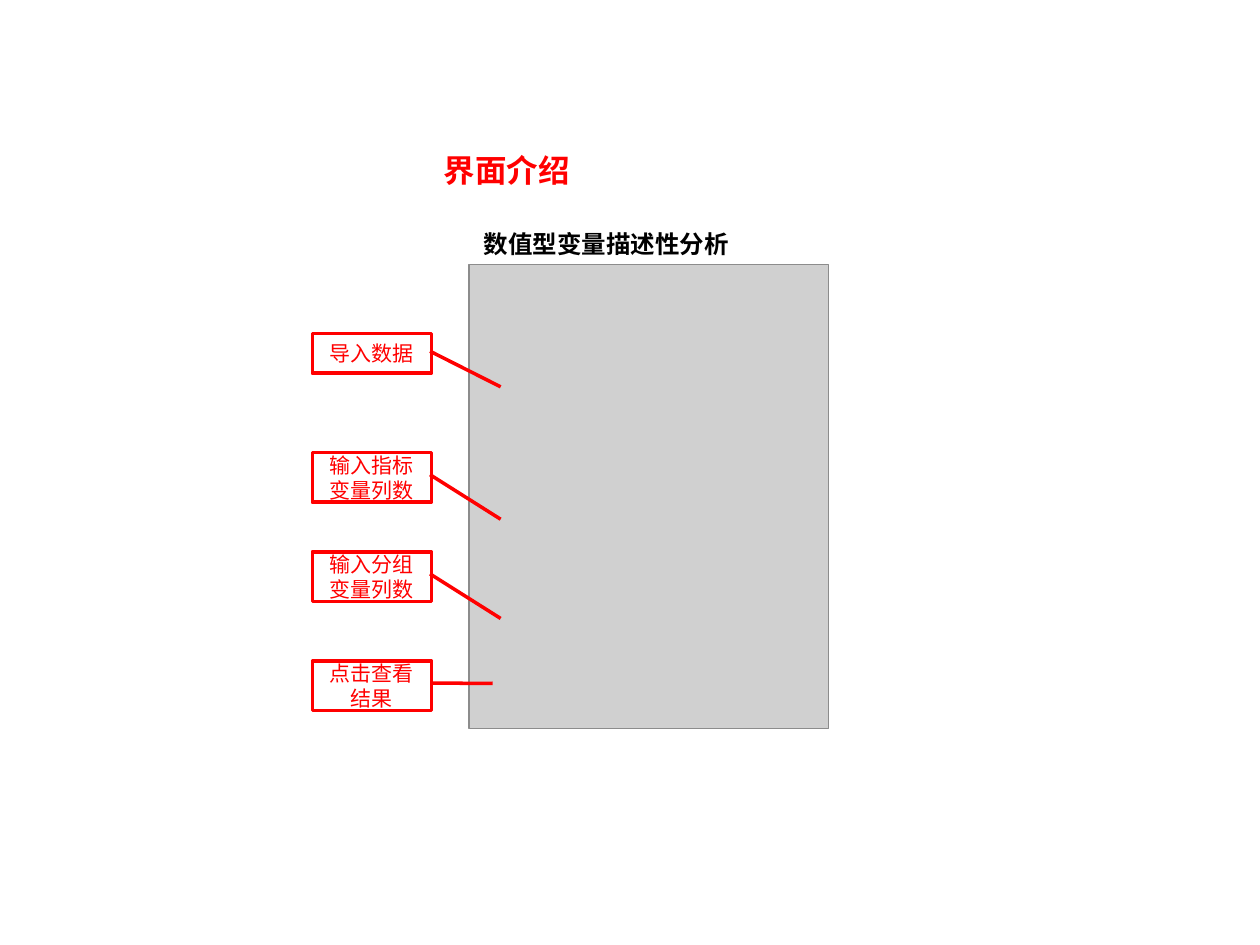
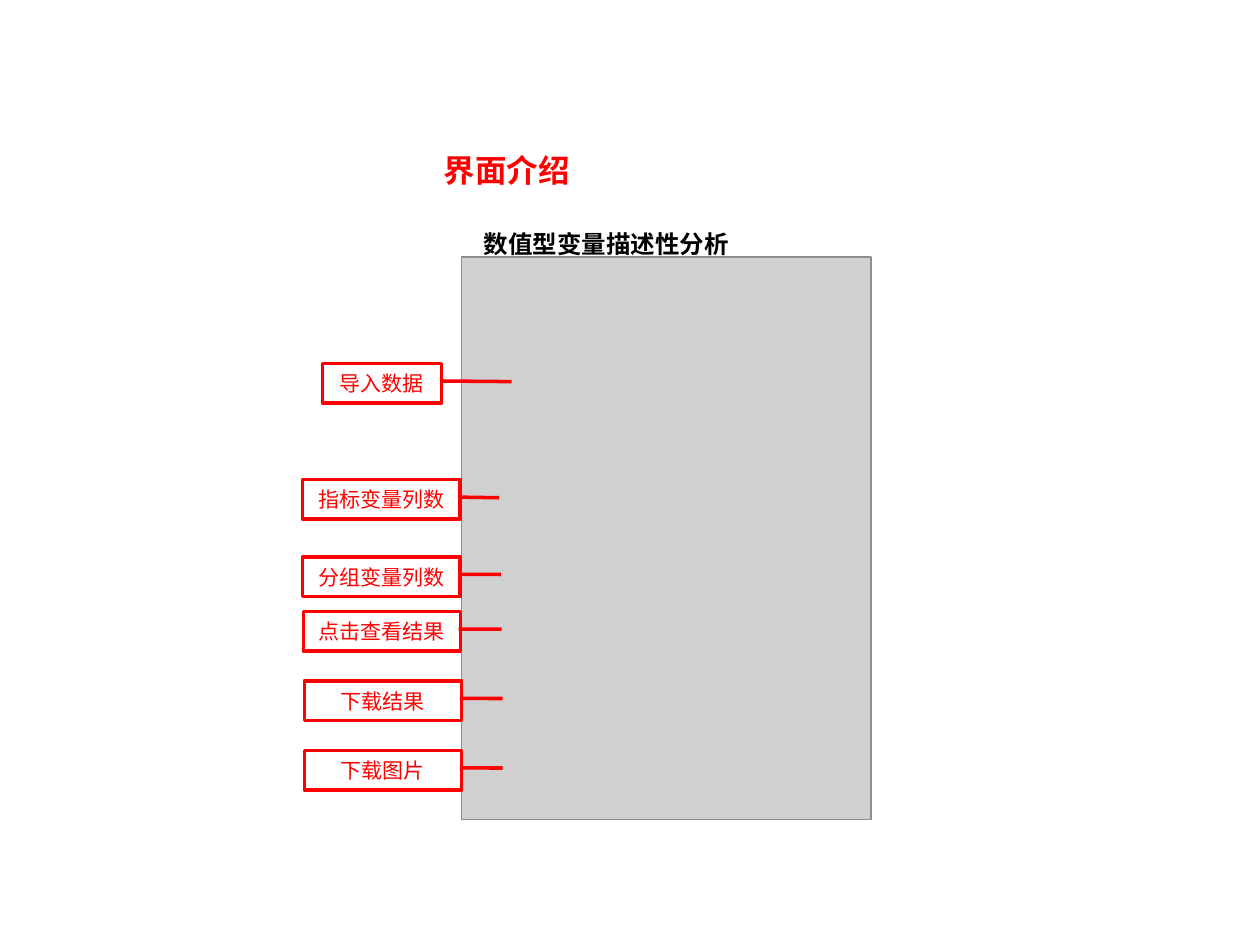
Before and after one commit to YanqiangLu1/luyanqiang3, a slide deck: slide 1 of image/describe/describe.pptx. Drawn at 1260x945 pixels with LibreOffice and Linux fonts; fonts in the diff are those of the drawing; grey boxes stand for pictures. Boxes give left, top, right and bottom in pixels: in the first picture for what was removed or moved away, otherwise in the second. Text is boxed around its words. In the diff, an @@ line names an element or a change of style, - is before the commit and + after.

```diff
--- a/image/describe/describe.pptx
+++ b/image/describe/describe.pptx
@@ picture: place and size @@
-picture at bbox=[469, 265, 828, 728]
+picture at bbox=[461, 257, 871, 820]
@@ border callout "导入数据": place and size @@
-border callout "导入数据" at bbox=[312, 334, 431, 373]
+border callout "导入数据" at bbox=[323, 363, 441, 402]
@@ proportions changed in 4 elements at bbox=[323, 363, 441, 402], bbox=[304, 611, 461, 650], bbox=[302, 557, 460, 596], bbox=[302, 480, 460, 519] @@
@@ border callout "指标变量列数": place and size @@
-border callout "指标变量列数" at bbox=[312, 452, 431, 501]
+border callout "指标变量列数" at bbox=[302, 480, 460, 519]
@@ text in border callout at bbox=[318, 489, 444, 509]: text changed @@
-输入指标变量列数
+指标变量列数
@@ border callout "分组变量列数": place and size @@
-border callout "分组变量列数" at bbox=[312, 552, 431, 601]
+border callout "分组变量列数" at bbox=[302, 557, 460, 596]
@@ text in border callout at bbox=[318, 567, 444, 587]: text changed @@
-输入分组变量列数
+分组变量列数
@@ border callout "点击查看结果": place and size @@
-border callout "点击查看结果" at bbox=[312, 662, 431, 711]
+border callout "点击查看结果" at bbox=[304, 611, 461, 650]
@@ border callout added at bbox=[305, 680, 462, 719], outline #FF0000 2 pt, 12 pt, text #FF0000 @@
+下载结果
@@ border callout added at bbox=[305, 750, 462, 789], outline #FF0000 2 pt, 12 pt, text #FF0000 @@
+下载图片
```
Also in this commit, not shown: 1 other slide changed, 53 other files.
